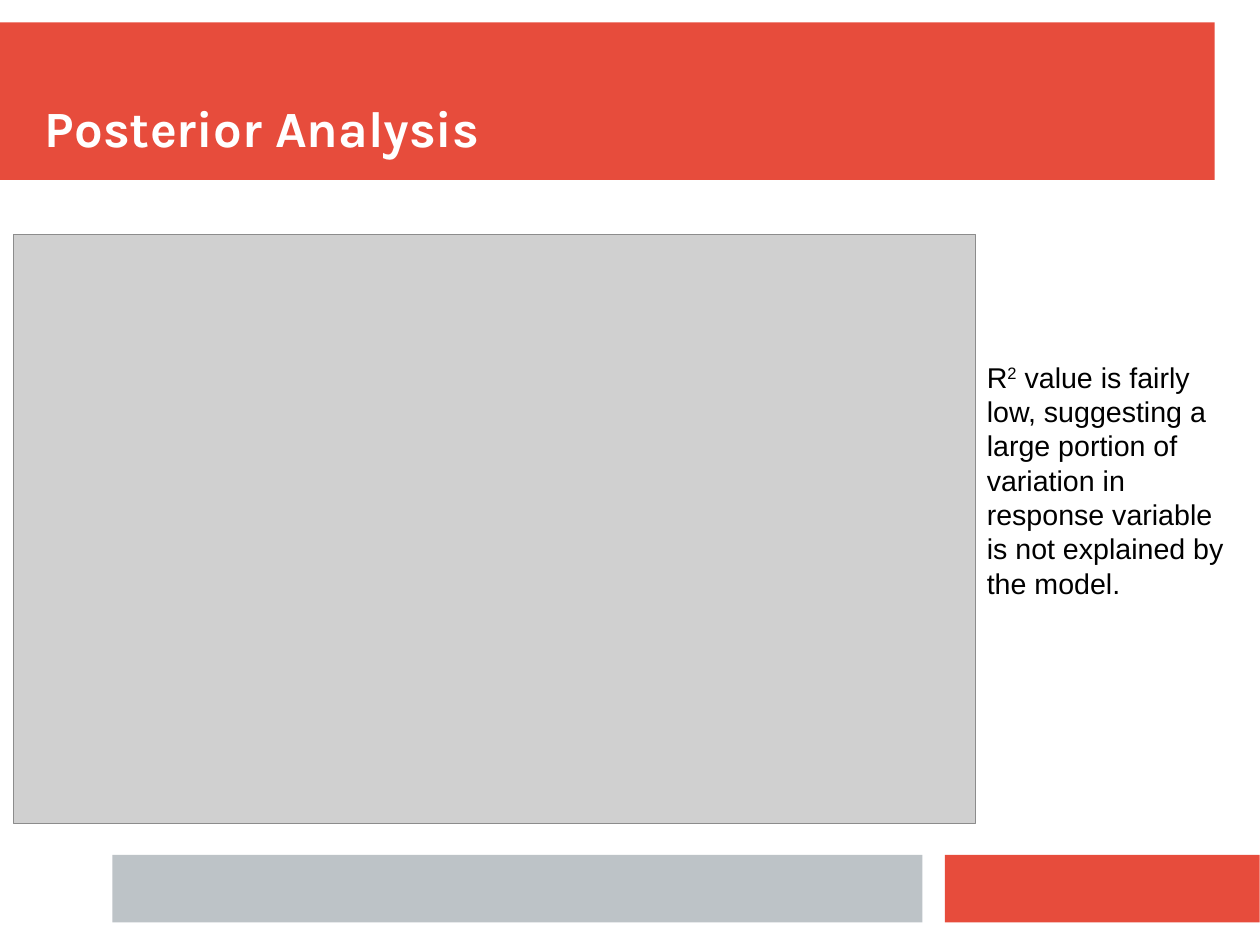
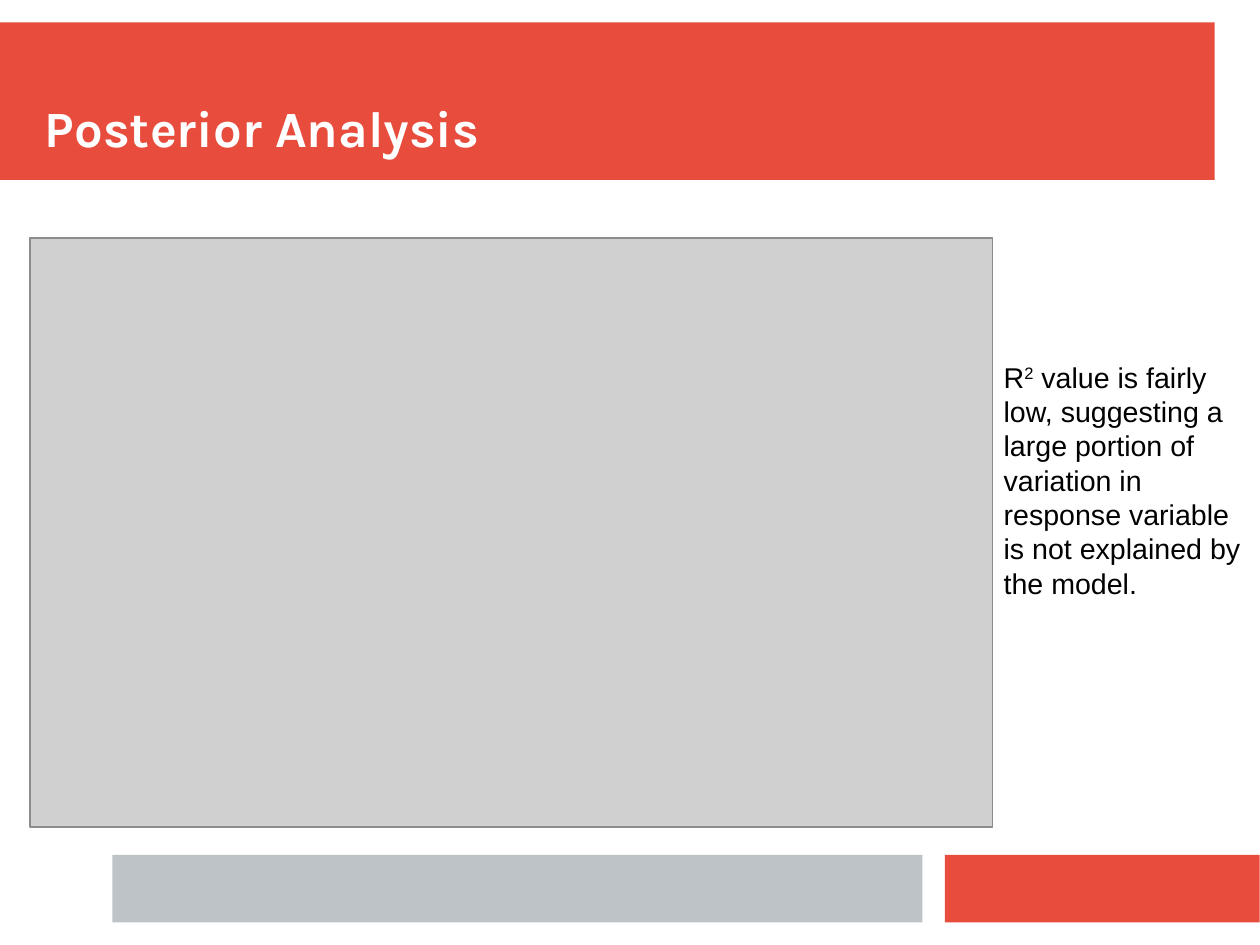
Before and after one commit to tim-kirkbride/BayesianAssignment, a slide deck: slide 15 of Presentation.pptx. Drawn at 1260x945 pixels with LibreOffice and Linux fonts; fonts in the diff are those of the drawing; grey boxes stand for pictures. Boxes give left, top, right and bottom in pixels: in the first picture for what was removed or moved away, otherwise in the second. Text is boxed around its words. In the diff, an @@ line names an element or a change of style, - is before the commit and + after.

```diff
--- a/Presentation.pptx
+++ b/Presentation.pptx
@@ picture: place and size @@
-picture at (14,234,976,823)
+picture at (30,238,992,827)
@@ text "R2 value is fairly low, ...": place and size @@
-text "R2 value is fairly low, ..." at (987,367,1223,595)
+text "R2 value is fairly low, ..." at (1004,367,1240,595)
```
Also in this commit, not shown: 5 other slides changed, 1 slide added, 1 slide removed.
